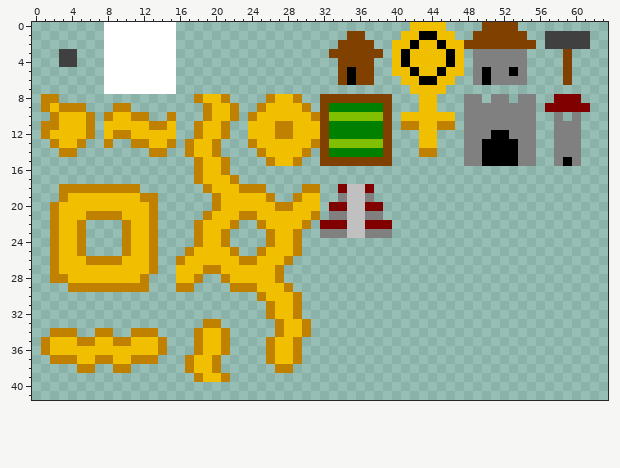
One commit to this pixel-art sprite: Art/tilesheet.png. That is the earlier state.
The file is 64x64 pixels. Shown: x 0..63, y 0..41.
New version:
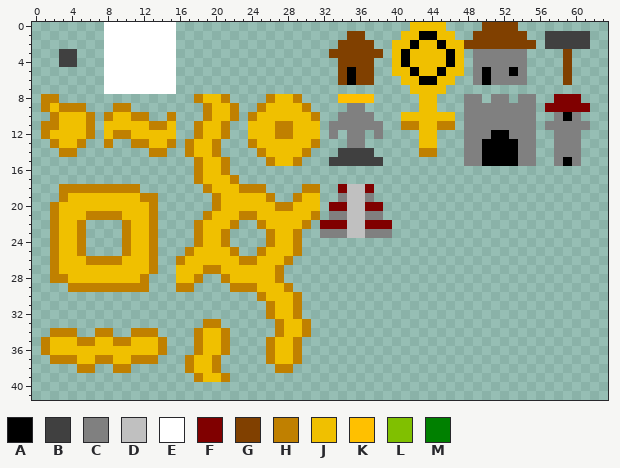
Palette (. is transparent): A #000000  B #404040  C #808080  D #c0c0c0  E #ffffff  F #800000  G #804000  H #c08000  J #f0c000  K #ffc000  L #80c000  M #008000
From old to new:
y 8: x 32..39 GGGGGGGG -> ..KKKK..
y 9: x 32..39 GMMMMMMG -> ...CC...
y 10: x 32..39 GLLLLLLG -> ..CCCC..; x 59 . -> A
y 11: x 32..39 GMMMMMMG -> .CCCCCC.; x 57 . -> C; x 61 . -> C
y 12: x 32..39 GMMMMMMG -> .C.CC.C.
y 13: x 32..39 GLLLLLLG -> ...CC...
y 14: x 32..39 GMMMMMMG -> ..BBBB..
y 15: x 32..39 GGGGGGGG -> .BBBBBB.
